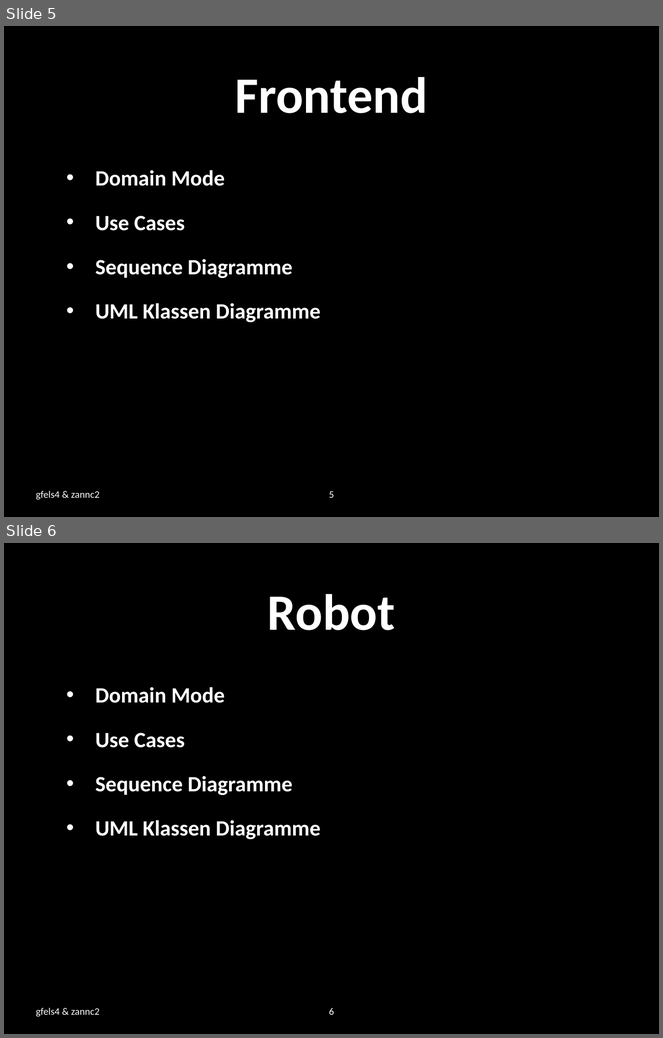
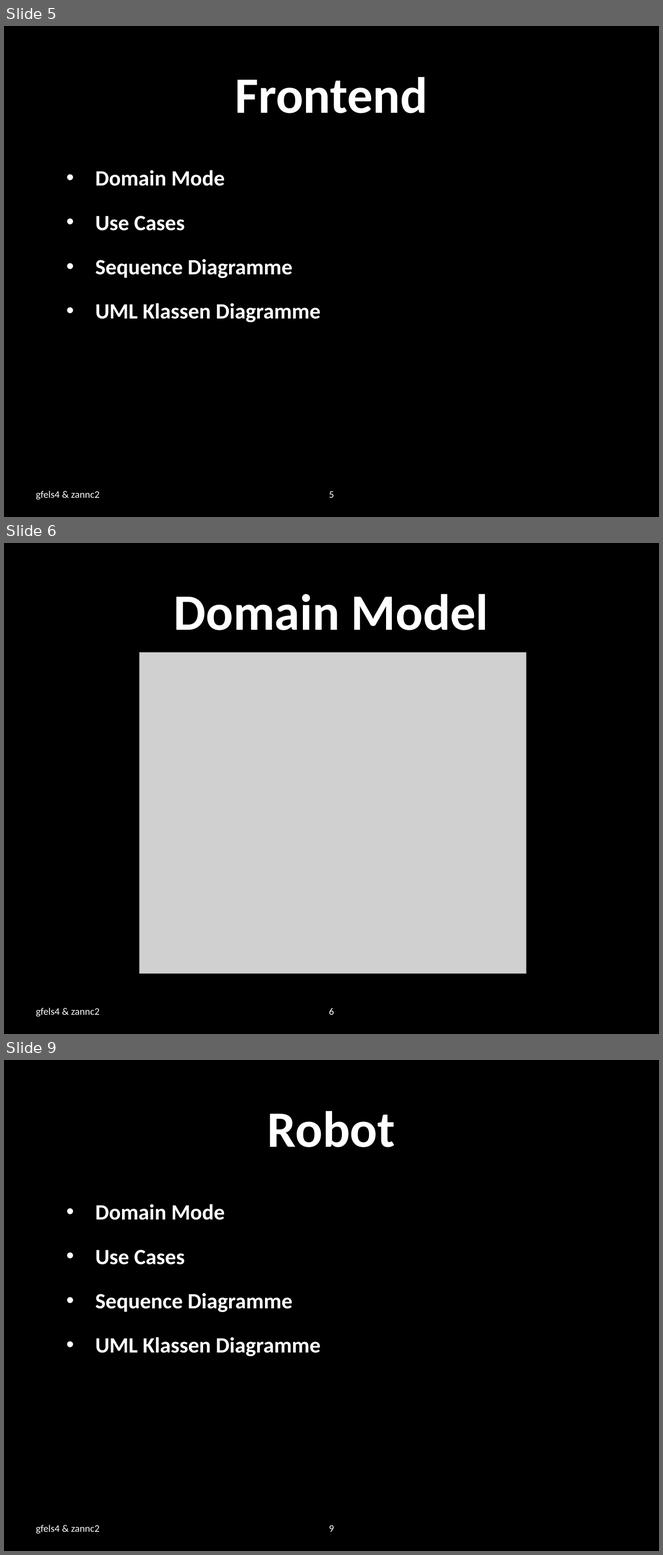
Before and after one commit to zannc2/SearchRobot, a slide deck: SearchRobot/doc/presentation.pptx. Shown one above the other, each under a label of ours: slides 5 and 6 before the commit, slides 5, 6 and 9 after it; the slides between them are not shown. The pictures are 663x1038 and 663x1555 pixels, drawn with LibreOffice and Linux fonts; fonts in the diff are those of the drawing; grey boxes stand for pictures; background and template pictures are left out. Boxes give left, top, right and bottom in pixels: in the first picture for what was removed or moved away, otherwise in the second. Text is boxed around its words. In the diff, an @@ line names an element or a change of style, - is before the commit and + after.

```diff
--- a/SearchRobot/doc/presentation.pptx
+++ b/SearchRobot/doc/presentation.pptx
@@ slide 6 added at (x1=4, y1=543, x2=659, y2=1034), background picture (left out) @@
@@ title added at (x1=174, y1=594, x2=489, y2=630), 56 pt, text #FFFFFF, bold @@
+Domain Model
@@ picture added at (x1=140, y1=652, x2=526, y2=974) @@
@@ text added at (x1=36, y1=1008, x2=100, y2=1017), 11 pt, text #FFFFFF @@
+gfels4 & zannc2
@@ page number added at (x1=329, y1=1008, x2=334, y2=1015), 11 pt, text #FFFFFF @@
+6
@@ what was slide 6 is now slide 9 @@
@@ page number at (x1=329, y1=1525, x2=334, y2=1532): text changed @@
-6
+9
```
Also in this commit, not shown: 2 other slides added, 4 other files.
